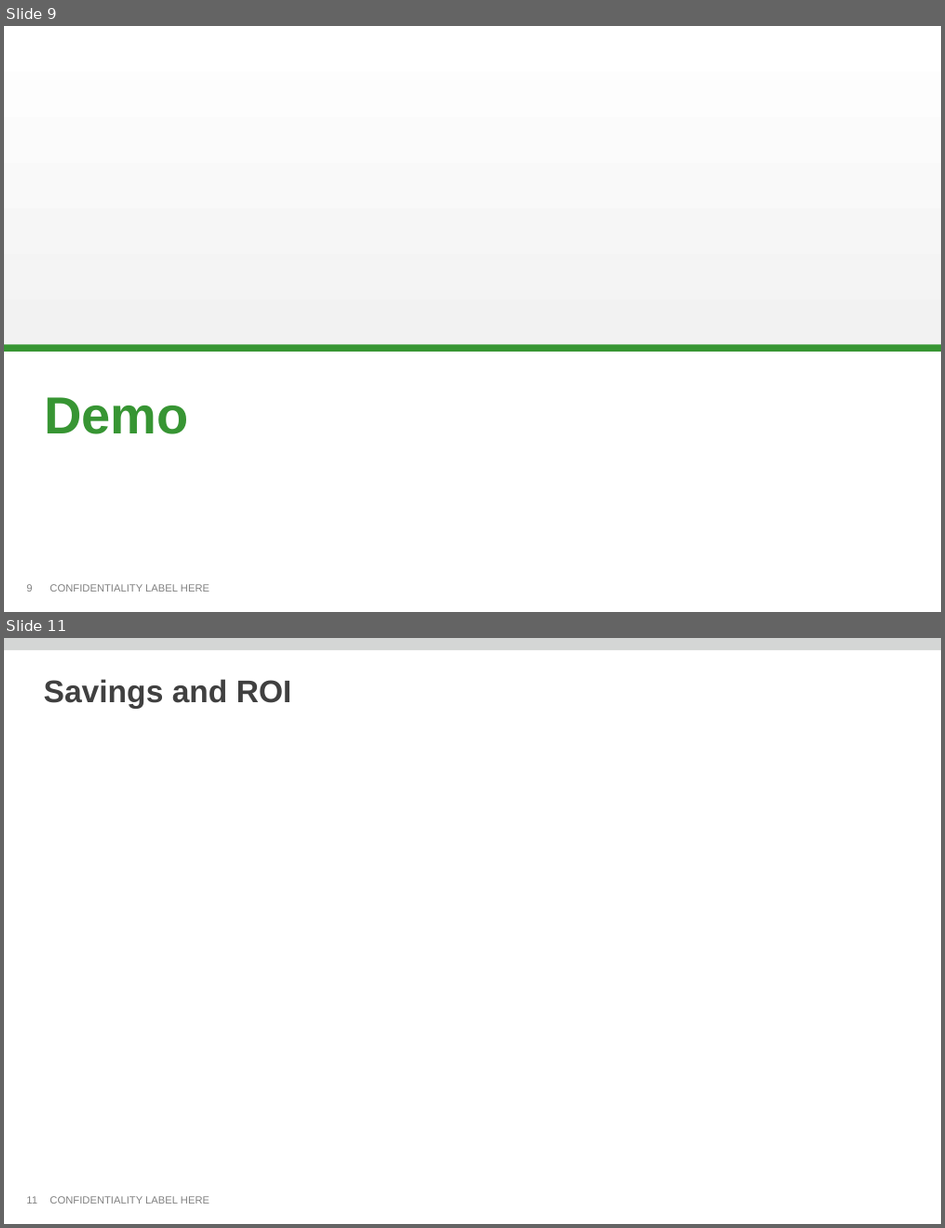
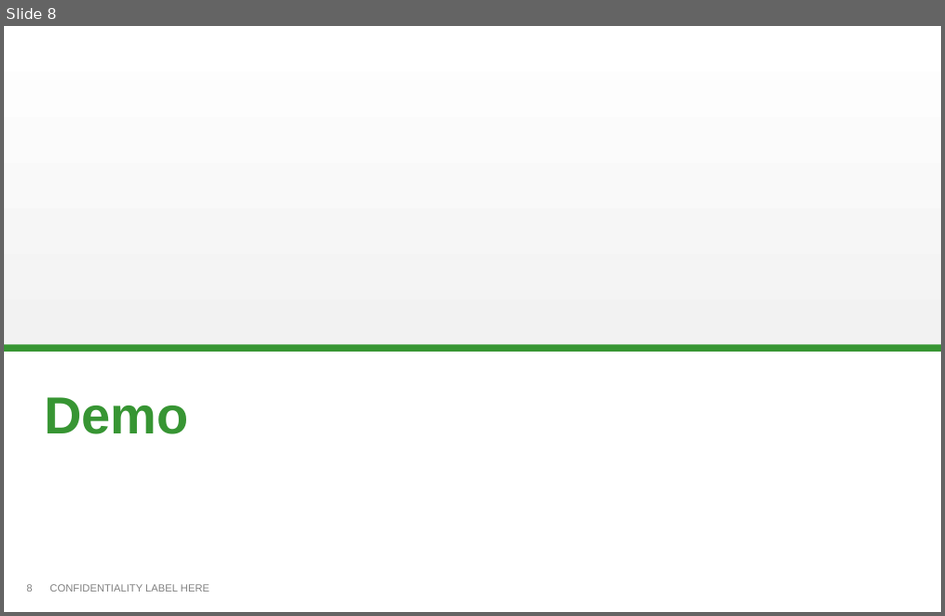
Before and after one commit to thomas-pontikes/greenhouse, a slide deck: CMF.pptx. Shown one above the other, each under a label of ours: slides 9 and 11 before the commit, slide 8 after it; the slides between them are not shown. The pictures are 945x1228 and 945x616 pixels, drawn with LibreOffice and Linux fonts; fonts in the diff are those of the drawing; background and template pictures are left out. Boxes give left, top, right and bottom in pixels: in the first picture for what was removed or moved away, otherwise in the second. Text is boxed around its words. In the diff, an @@ line names an element or a change of style, - is before the commit and + after.

```diff
--- a/CMF.pptx
+++ b/CMF.pptx
@@ slide 11 removed at [4, 638, 941, 1224], background #FFFFFF; not listed: 1 template element that a slide beside it also shows @@
@@ rectangle removed at [4, 638, 941, 650] @@
@@ title removed at [44, 679, 292, 709] @@
-Savings and ROI
@@ page number removed at [26, 1196, 37, 1203] @@
-11
@@ what was slide 9 is now slide 8 @@
```
Also in this commit, not shown: 5 slides changed, 5 slides added, 21 other slides removed.
